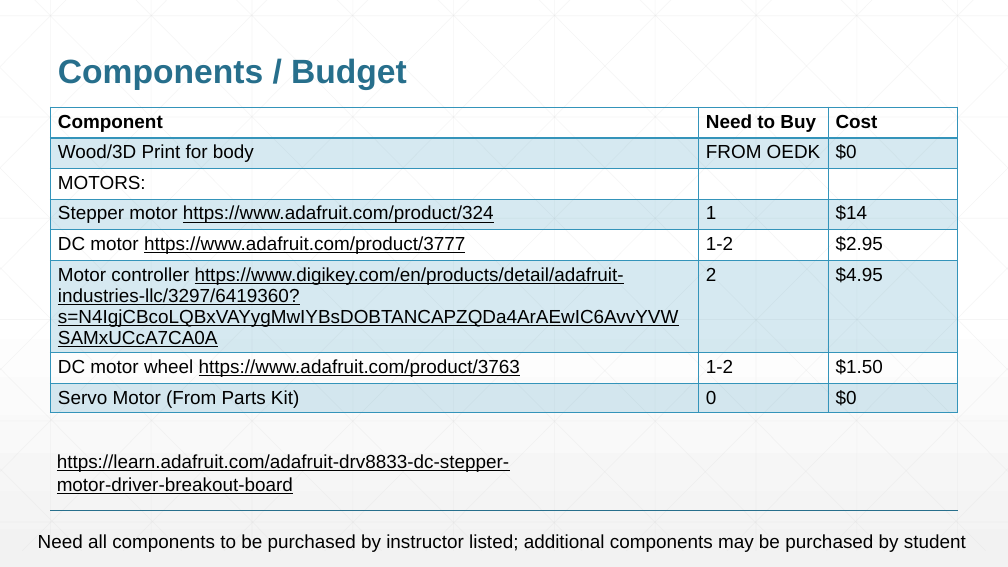
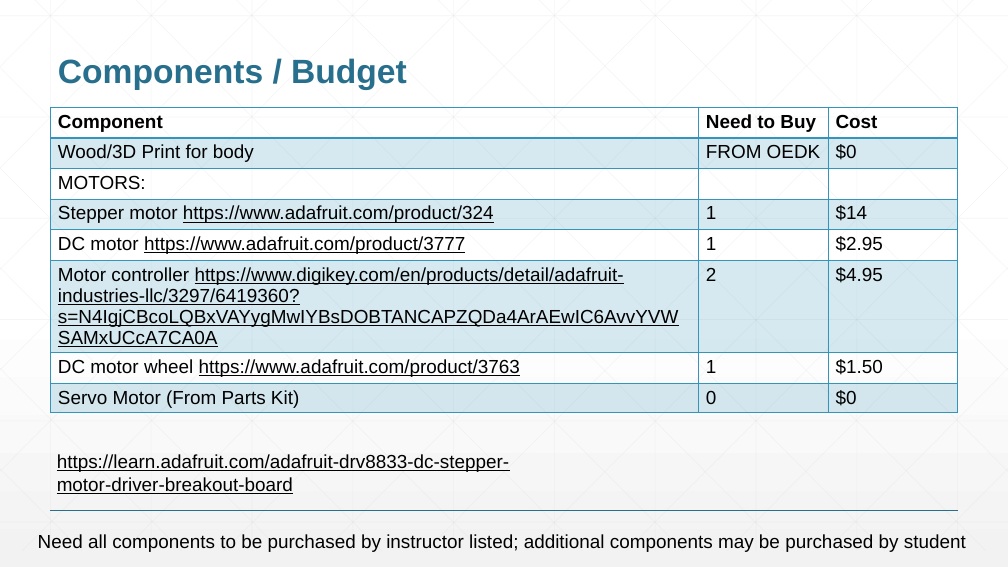
Before and after one commit to JdogLloyd1/ENGI301, a slide deck: slide 6 of Lloyd_ENGI301_project_01_proposal.pptx. Drawn at 1008x567 pixels with LibreOffice and Linux fonts; fonts in the diff are those of the drawing. Boxes give left, top, right and bottom in pixels: in the first picture for what was removed or moved away, otherwise in the second. Text is boxed around its words. In the diff, an @@ line names an element or a change of style, - is before the commit and + after.

```diff
--- a/Lloyd_ENGI301_project_01_proposal.pptx
+++ b/Lloyd_ENGI301_project_01_proposal.pptx
@@ table at box(51, 107, 957, 420) @@
-row 5, column 2: 1-2
+row 5, column 2: 1
-row 7, column 2: 1-2
+row 7, column 2: 1
```
Also in this commit, not shown: 1 other slide changed.
